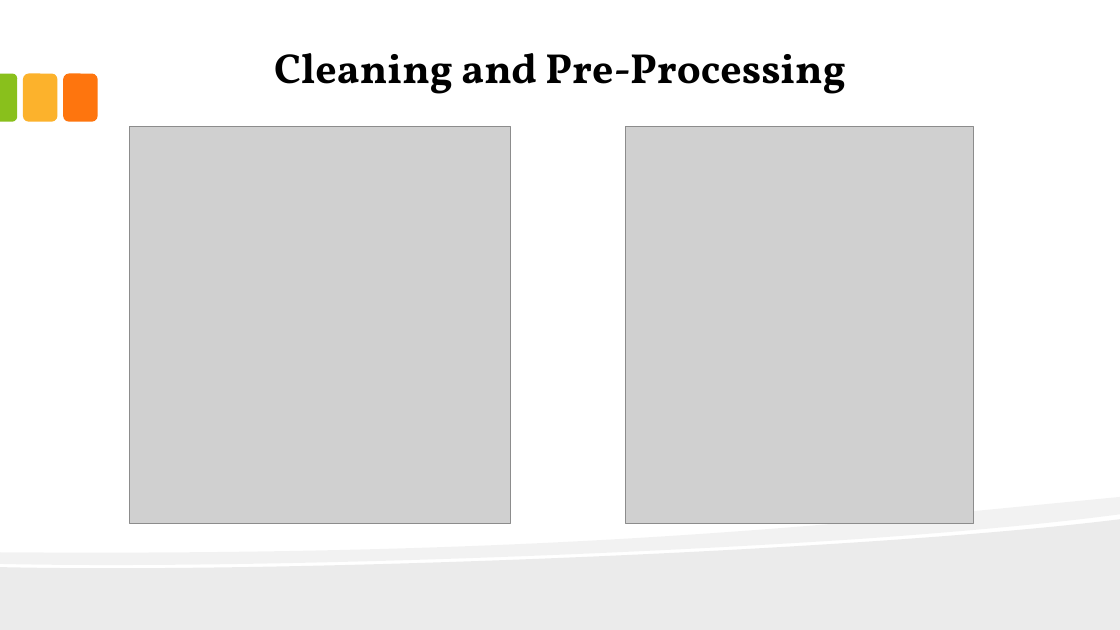
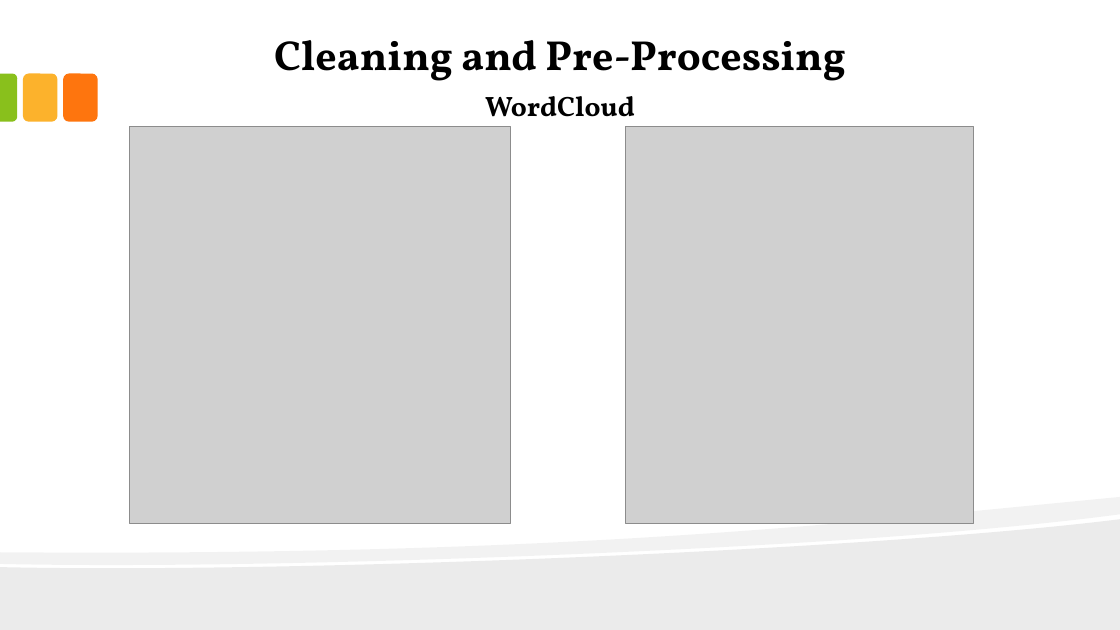
Before and after one commit to JackFongNew/dsiprojects, a slide deck: slide 7 of Vegetarian and Carnivore Classification/Vegetarian and Carnivore Classification.pptx (slide 6 before the commit). Drawn at 1120x630 pixels with LibreOffice and Linux fonts; fonts in the diff are those of the drawing; grey boxes stand for pictures. Boxes give left, top, right and bottom in pixels: in the first picture for what was removed or moved away, otherwise in the second. Text is boxed around its words. In the diff, an @@ line names an element or a change of style, - is before the commit and + after.

```diff
--- a/Vegetarian and Carnivore Classification/Vegetarian and Carnivore Classification.pptx
+++ b/Vegetarian and Carnivore Classification/Vegetarian and Carnivore Classification.pptx
@@ text "Cleaning and Pre-Processing": place and size @@
-text "Cleaning and Pre-Processing" at box(274, 53, 846, 94)
+text "Cleaning and Pre-Processing" at box(274, 40, 846, 81)
@@ text added at box(485, 96, 635, 129), 24 pt, text #000000, bold @@
+WordCloud
```
Also in this commit, not shown: 9 other slides changed, 3 slides added, 1 slide removed, 1 other file.
